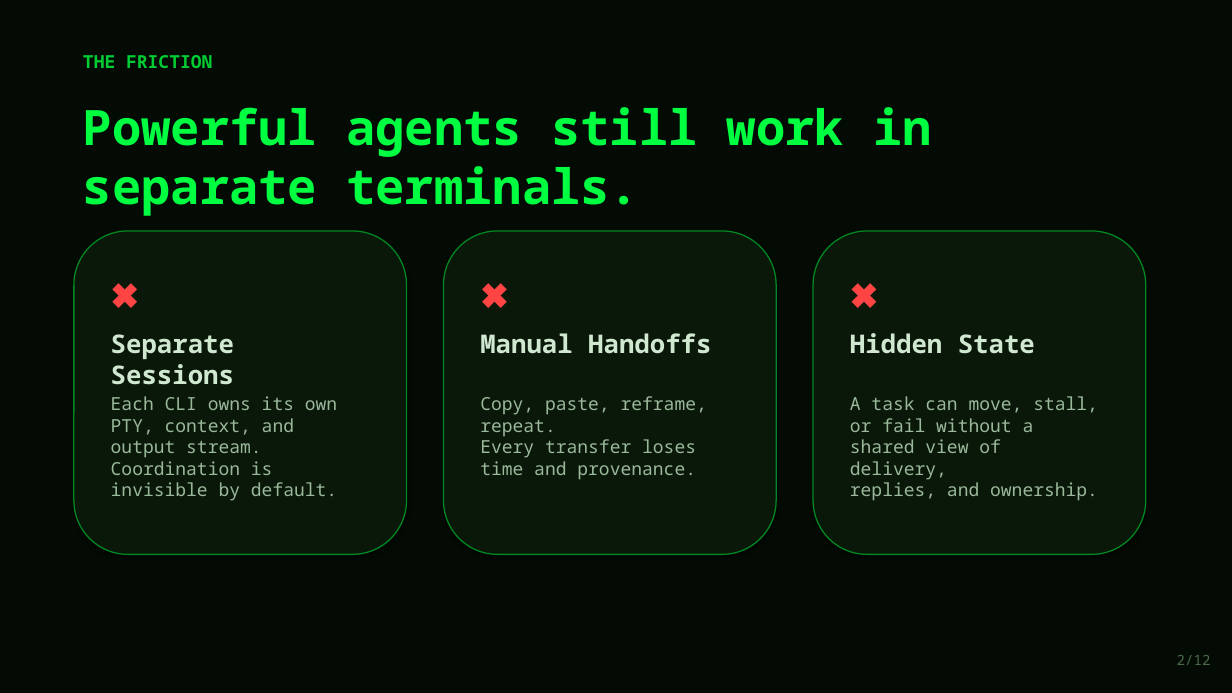
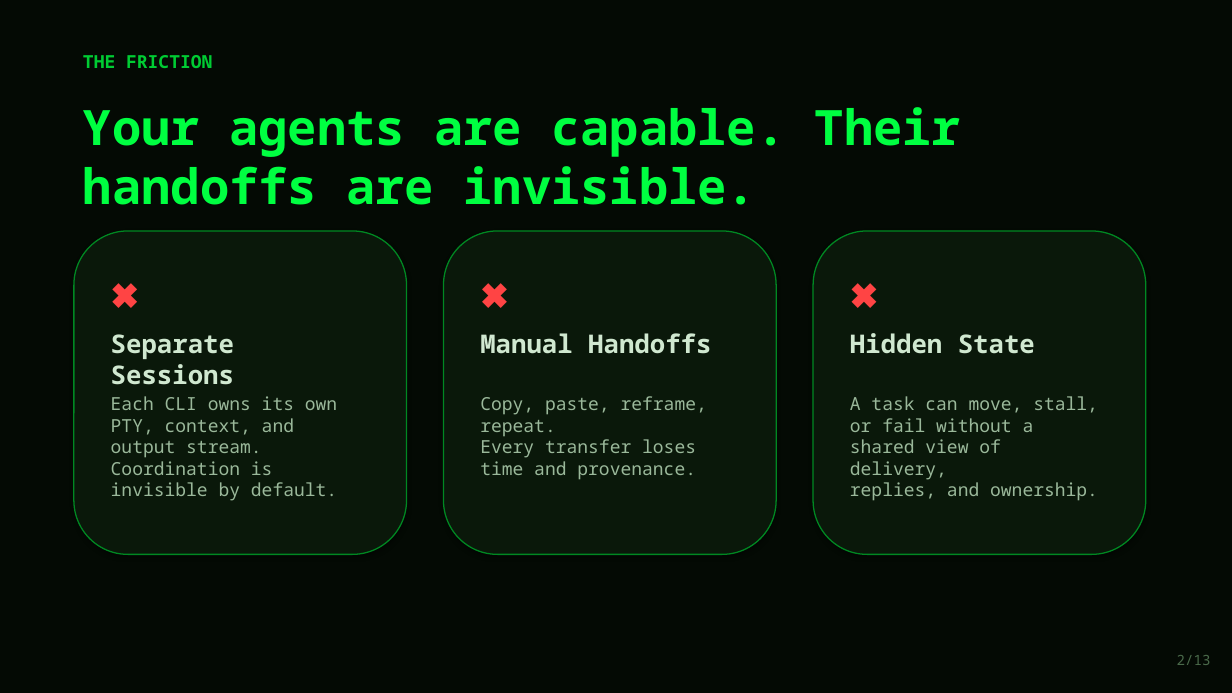
Before and after one commit to lech-kalinowski/agents-commander, a slide deck: slide 2 of presentation/Agents_Commander_Protocol.pptx. Drawn at 1232x693 pixels with LibreOffice and Linux fonts; fonts in the diff are those of the drawing. Boxes give left, top, right and bottom in pixels: in the first picture for what was removed or moved away, otherwise in the second. Text is boxed around its words. In the diff, an @@ line names an element or a change of style, - is before the commit and + after.

```diff
--- a/presentation/Agents_Commander_Protocol.pptx
+++ b/presentation/Agents_Commander_Protocol.pptx
@@ text at [83,107,961,205]: text changed @@
-Powerful agents still work in separate terminals.
+Your agents are capable. Their handoffs are invisible.
@@ text at [1177,655,1211,665]: text changed @@
-2/12
+2/13
```
Also in this commit, not shown: 10 other slides changed, 2 slides added, 1 slide removed, 1 other file.
